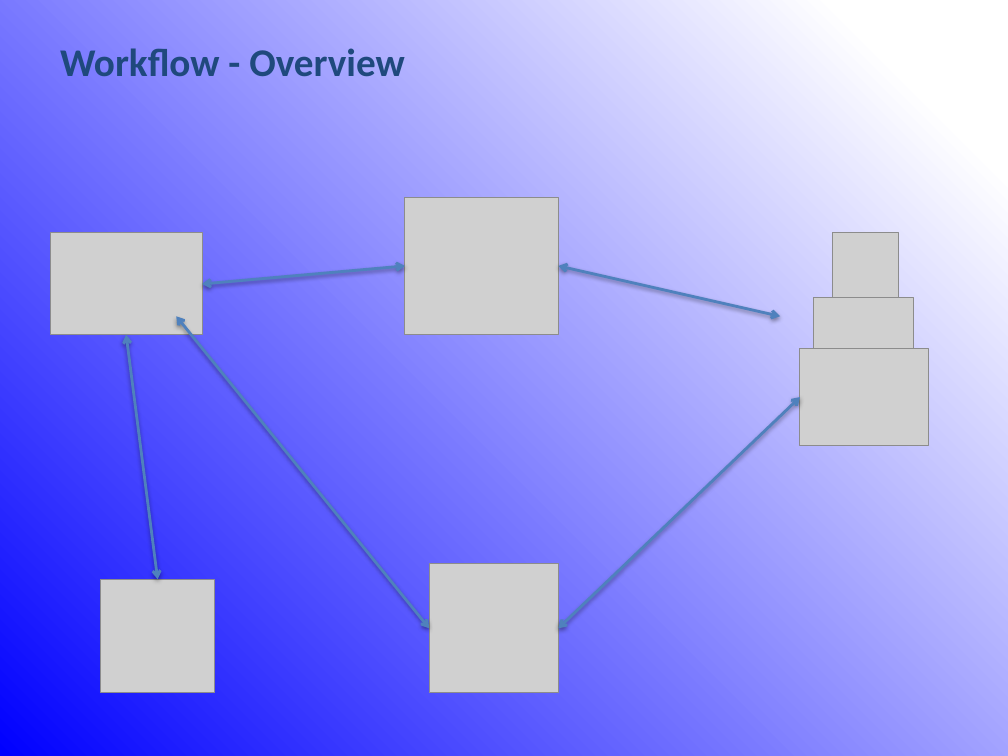
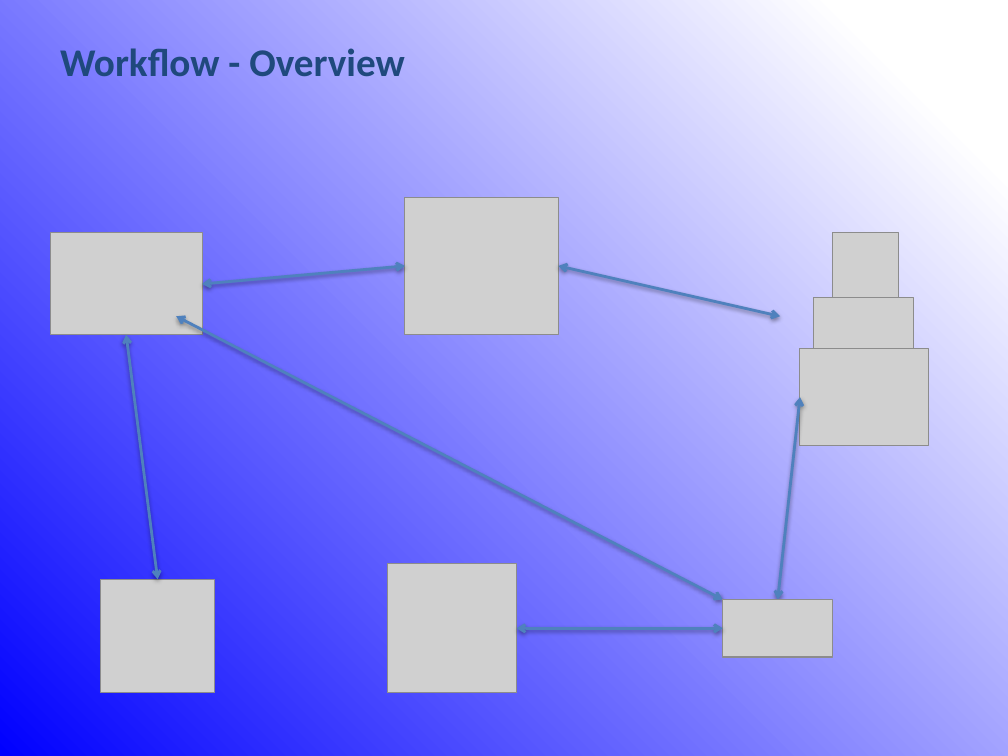
Before and after one commit to rubenverboon/skiir, a slide deck: slide 19 of Presentation/Final_presentation_group_002.pptx. Drawn at 1008x756 pixels with LibreOffice and Linux fonts; fonts in the diff are those of the drawing; grey boxes stand for pictures. Boxes give left, top, right and bottom in pixels: in the first picture for what was removed or moved away, otherwise in the second. Text is boxed around its words. In the diff, an @@ line names an element or a change of style, - is before the commit and + after.

```diff
--- a/Presentation/Final_presentation_group_002.pptx
+++ b/Presentation/Final_presentation_group_002.pptx
@@ double arrow moved from (176, 317) - (429, 628) to (176, 317) - (723, 600) @@
@@ double arrow moved from (558, 628) - (800, 397) to (778, 600) - (800, 397) @@
@@ picture: place and size @@
-picture at box(429, 563, 558, 692)
+picture at box(387, 563, 516, 692)
@@ double arrow added from (723, 628) to (517, 628), #4F81BD 2 pt @@
@@ picture added at box(723, 600, 833, 657) @@
```
Also in this commit, not shown: 6 other slides changed.
